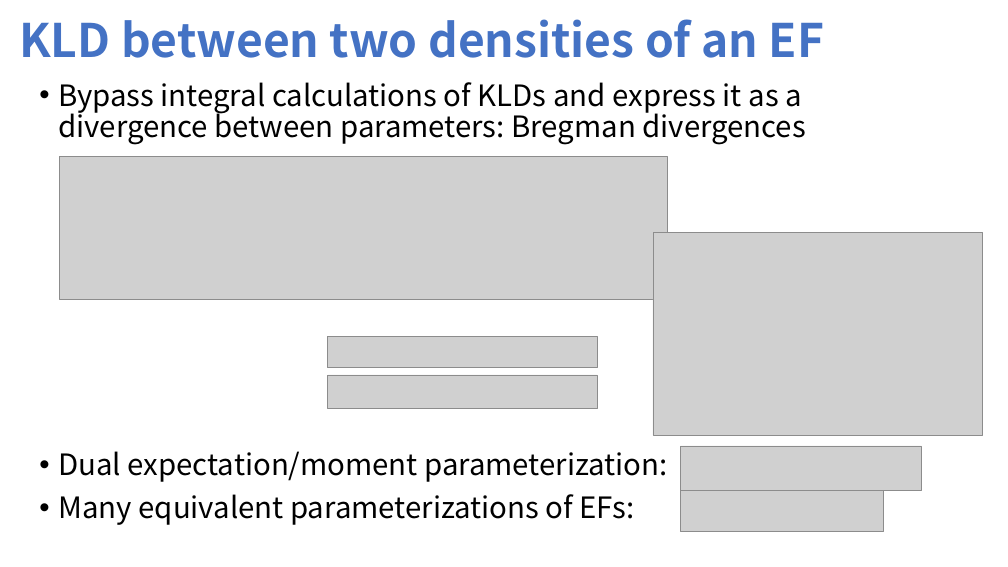
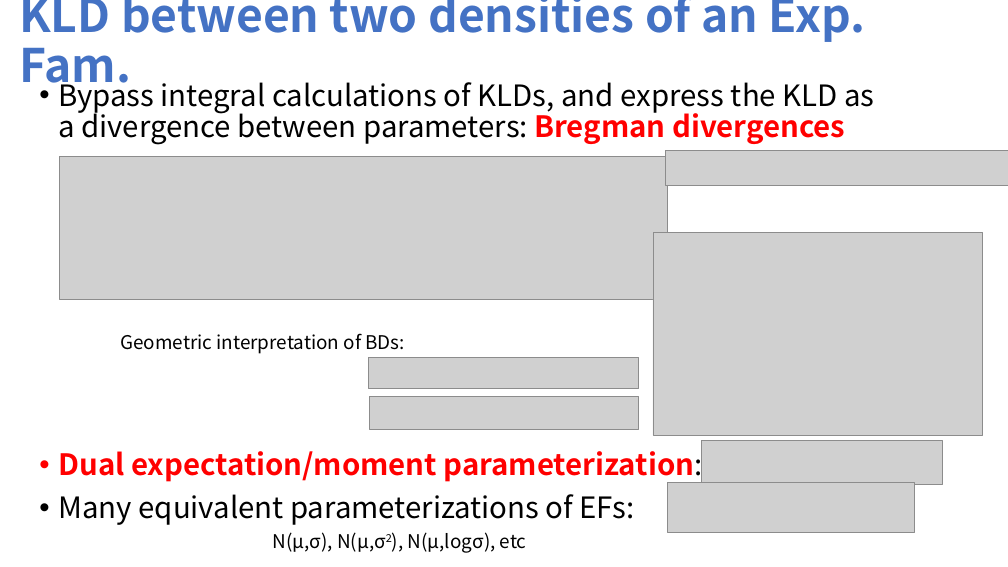
Before and after one commit to FrankNielsen/FrankNielsen.github.io, a slide deck: slide 7 of PPTX/DivergencesComparativeConvexity-FrankNIELSEN.pptx (slide 6 before the commit). Drawn at 1008x567 pixels with LibreOffice and Linux fonts; fonts in the diff are those of the drawing; grey boxes stand for pictures. Boxes give left, top, right and bottom in pixels: in the first picture for what was removed or moved away, otherwise in the second. Text is boxed around its words. In the diff, an @@ line names an element or a change of style, - is before the commit and + after.

```diff
--- a/PPTX/DivergencesComparativeConvexity-FrankNIELSEN.pptx
+++ b/PPTX/DivergencesComparativeConvexity-FrankNIELSEN.pptx
@@ title at [19,0,866,94]: text changed @@
-KLD between two densities of an EF
+KLD between two densities of an Exp. Fam.
@@ text at [58,76,874,145]: text changed @@
-• Bypass integral calculations of KLDs and express it as a divergence between parameters: Bregman divergences
+• Bypass integral calculations of KLDs, and express the KLD as a divergence between parameters: Bregman divergences
@@ picture added at [665,150,1008,185] @@
@@ text added at [120,333,405,354], 18 pt, text #000000 @@
+Geometric interpretation of BDs:
@@ picture: place and size @@
-picture at [327,337,597,368]
+picture at [369,357,639,389]
@@ picture: place and size @@
-picture at [328,375,597,408]
+picture at [370,396,639,430]
@@ text at [58,446,702,484]: text colour #000000 to #FF0000, bold on in "Dual expectation/moment parameterization:" @@
@@ picture: place and size @@
-picture at [681,446,922,490]
+picture at [701,441,942,485]
@@ picture: place and size @@
-picture at [681,491,884,532]
+picture at [668,482,914,532]
@@ text added at [273,532,527,553], 18 pt, text #000000 @@
+N(μ,σ), N(μ,σ2), N(μ,logσ), etc
```
Also in this commit, not shown: 27 other slides changed, 8 slides added, 4 other files.
